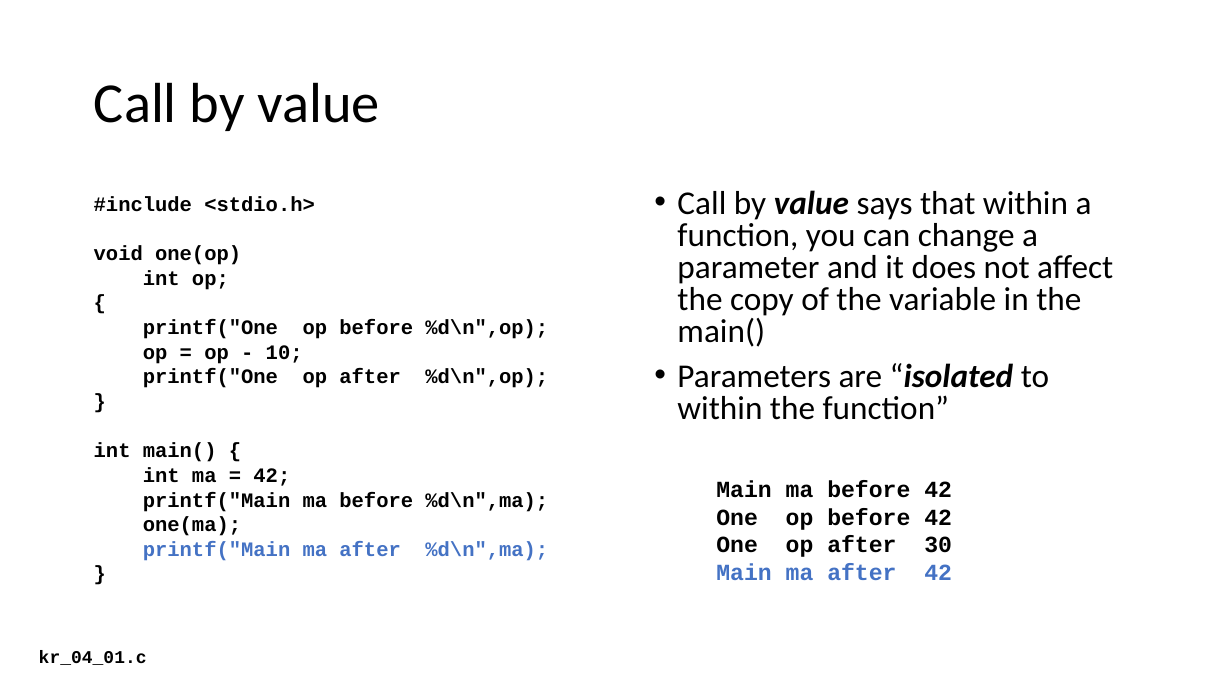
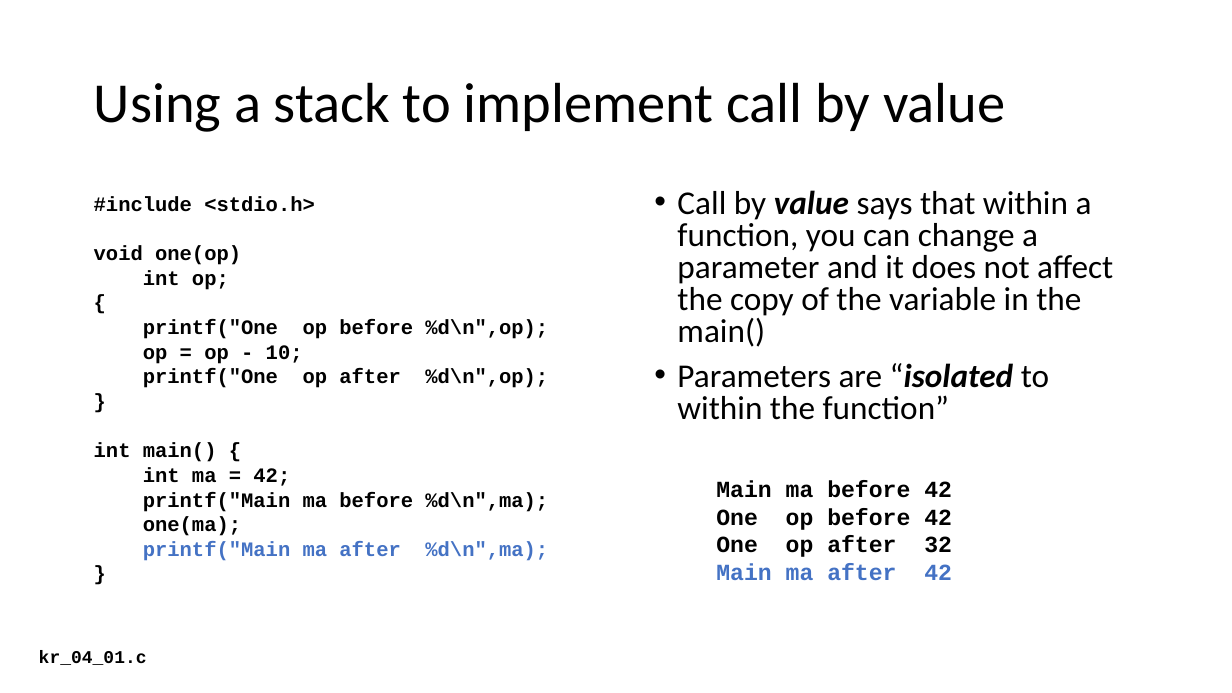
Before and after one commit to csev/cc4e, a slide deck: slide 5 of lectures/KR-4.pptx. Drawn at 1232x693 pixels with LibreOffice and Linux fonts; fonts in the diff are those of the drawing. Boxes give left, top, right and bottom in pixels: in the first picture for what was removed or moved away, otherwise in the second. Text is boxed around its words. In the diff, an @@ line names an element or a change of style, - is before the commit and + after.

Commit message:
Updates

```diff
--- a/lectures/KR-4.pptx
+++ b/lectures/KR-4.pptx
@@ title at bbox=[94, 82, 1005, 132]: text changed @@
-Call by value
+Using a stack to implement call by value
@@ text at bbox=[716, 536, 952, 557]: text changed @@
-One op after 30
+One op after 32
```
Also in this commit, not shown: 4 other slides changed.
